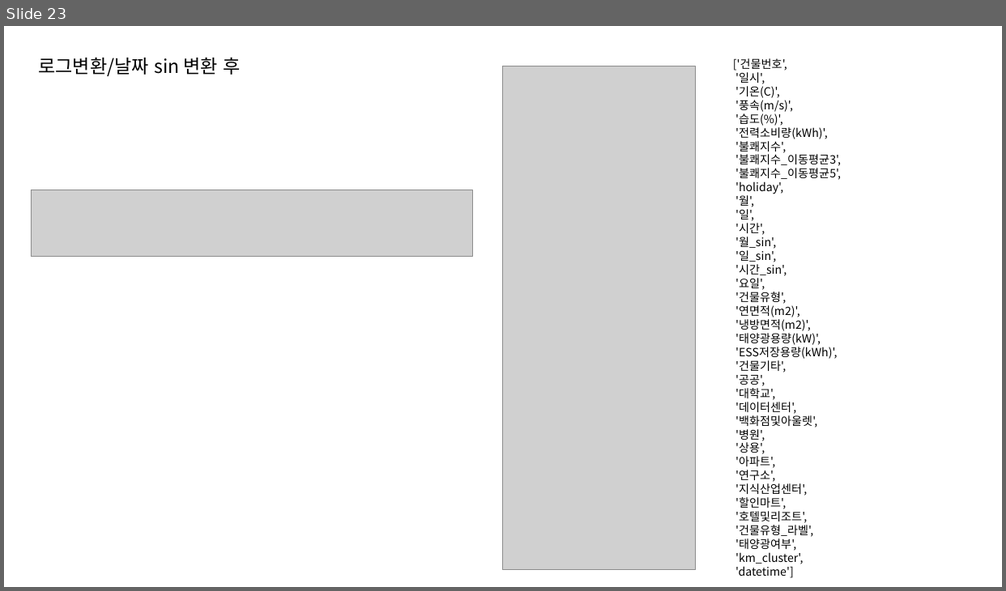
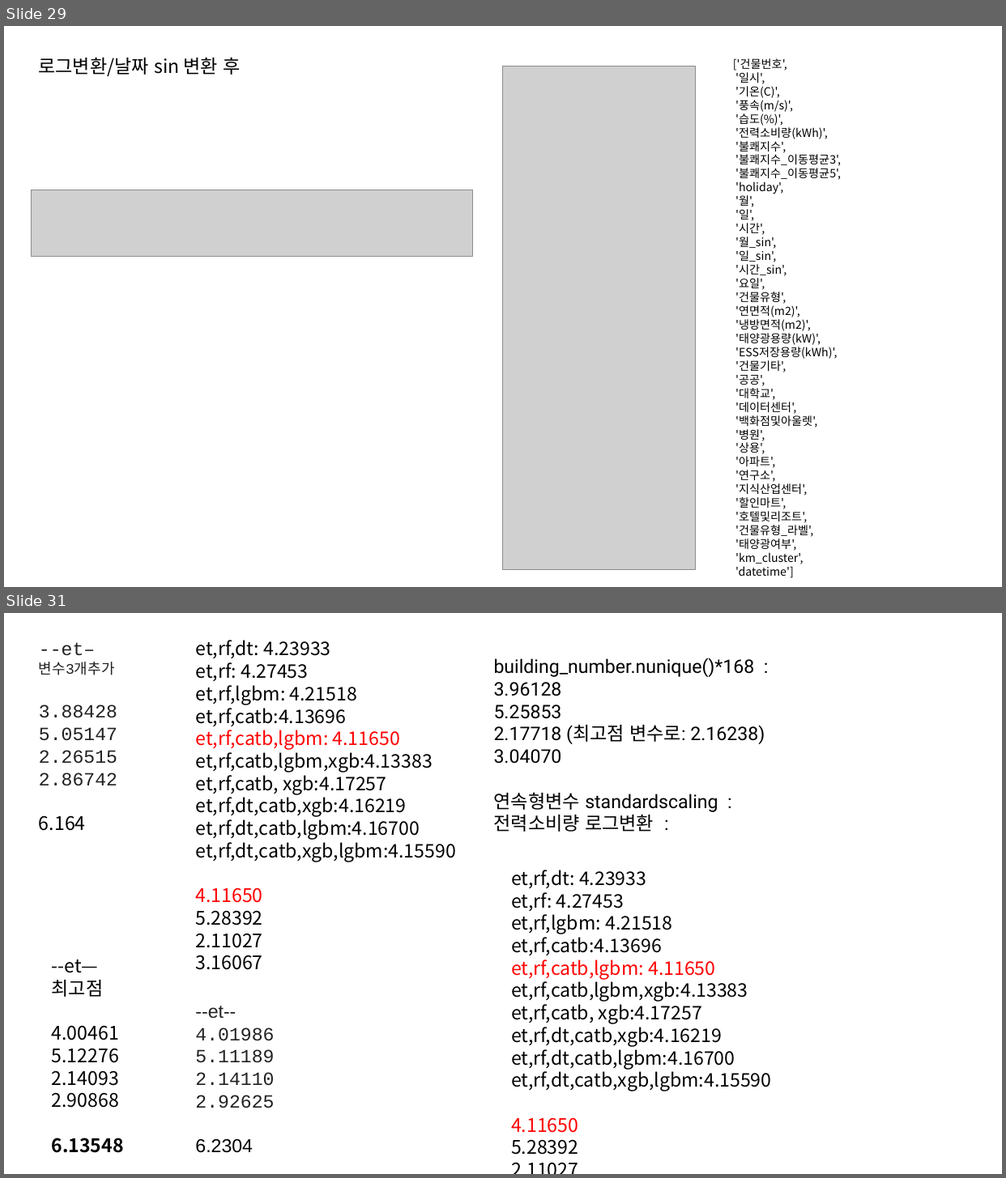
Before and after one commit to 2023dacon/Power-usage-Prediction, a slide deck: 파일/대회.pptx. Shown one above the other, each under a label of ours: slide 23 before the commit, slides 29 and 31 after it; the slides between them are not shown. The pictures are 1006x591 and 1006x1178 pixels, drawn with LibreOffice and Linux fonts; fonts in the diff are those of the drawing; grey boxes stand for pictures. Boxes give left, top, right and bottom in pixels: in the first picture for what was removed or moved away, otherwise in the second. Text is boxed around its words. In the diff, an @@ line names an element or a change of style, - is before the commit and + after.

```diff
--- a/파일/대회.pptx
+++ b/파일/대회.pptx
@@ slide 31 added at (4,613,1002,1174), background #FFFFFF @@
@@ text added at (39,642,117,831), 18 pt, text #212121 @@
+--et–
+변수3개추가
+3.88428
+5.05147
+2.26515
+2.86742
+6.164
@@ text added at (195,640,456,970), 18 pt, text #000000 @@
+et,rf,dt: 4.23933
+et,rf: 4.27453
+et,rf,lgbm: 4.21518
+et,rf,catb:4.13696
+et,rf,catb,lgbm: 4.11650
+et,rf,catb,lgbm,xgb:4.13383
+et,rf,catb, xgb:4.17257
+et,rf,dt,catb,xgb:4.16219
+et,rf,dt,catb,lgbm:4.16700
+et,rf,dt,catb,xgb,lgbm:4.15590
+4.11650
+5.28392
+2.11027
+3.16067
@@ text added at (494,658,765,832), 18 pt, text #000000 @@
+building_number.nunique()*168 :
+3.96128
+5.25853
+2.17718 (최고점 변수로: 2.16238)
+3.04070
+연속형변수 standardscaling :
+전력소비량 로그변환 :
@@ text added at (511,870,772,1155), 18 pt, text #000000 @@
+et,rf,dt: 4.23933
+et,rf: 4.27453
+et,rf,lgbm: 4.21518
+et,rf,catb:4.13696
+et,rf,catb,lgbm: 4.11650
+et,rf,catb,lgbm,xgb:4.13383
+et,rf,catb, xgb:4.17257
+et,rf,dt,catb,xgb:4.16219
+et,rf,dt,catb,lgbm:4.16700
+et,rf,dt,catb,xgb,lgbm:4.15590
+4.11650
+5.28392
+2.11027
+3.16067
@@ text added at (52,960,124,1153), 18 pt, text #000000 @@
+--et—
+최고점
+4.00461
+5.12276
+2.14093
+2.90868
+6.13548
@@ text added at (195,1006,274,1153), 18 pt, text #212121 @@
+--et--
+4.01986
+5.11189
+2.14110
+2.92625
+6.2304
@@ what was slide 23 is now slide 29 @@
```
Also in this commit, not shown: 3 slides changed, 6 other slides added, 1 other file.
